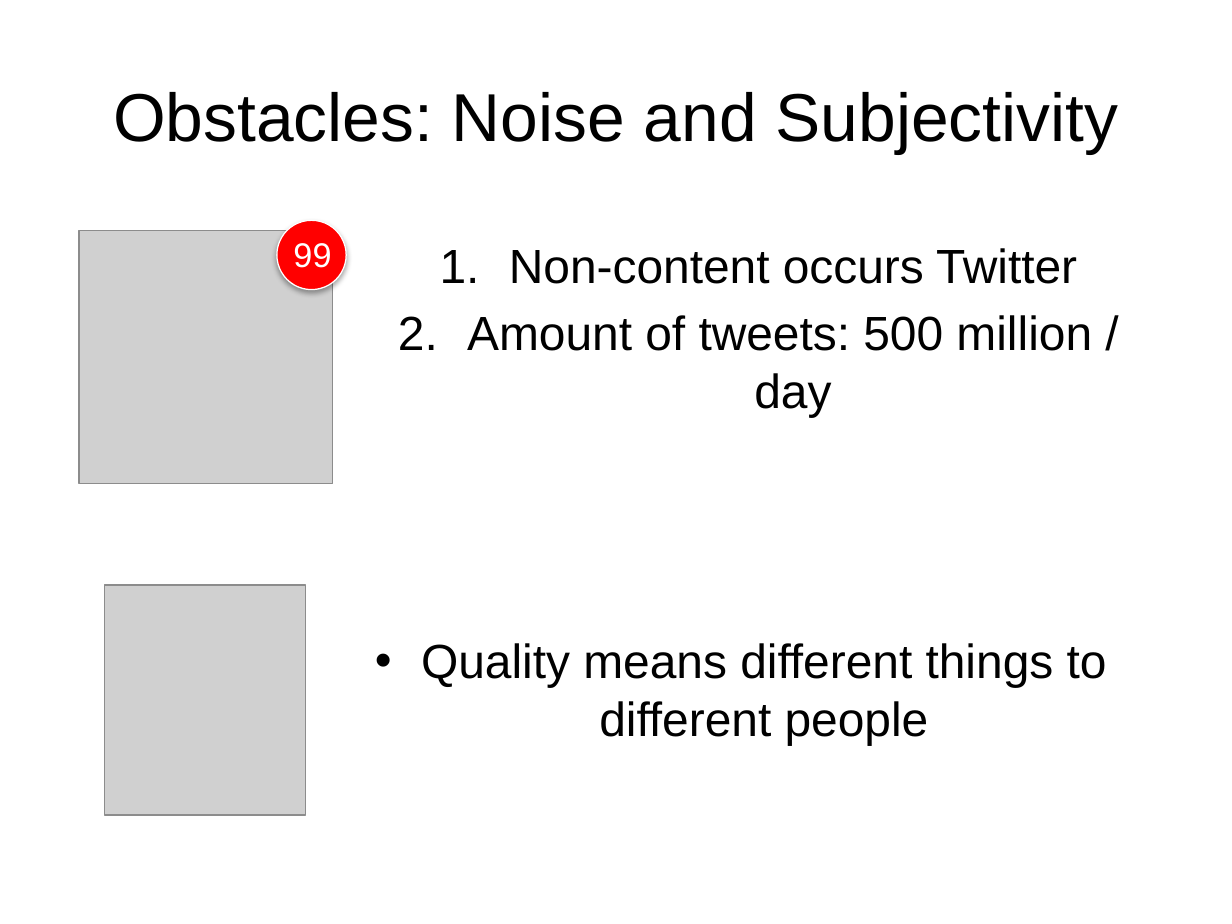
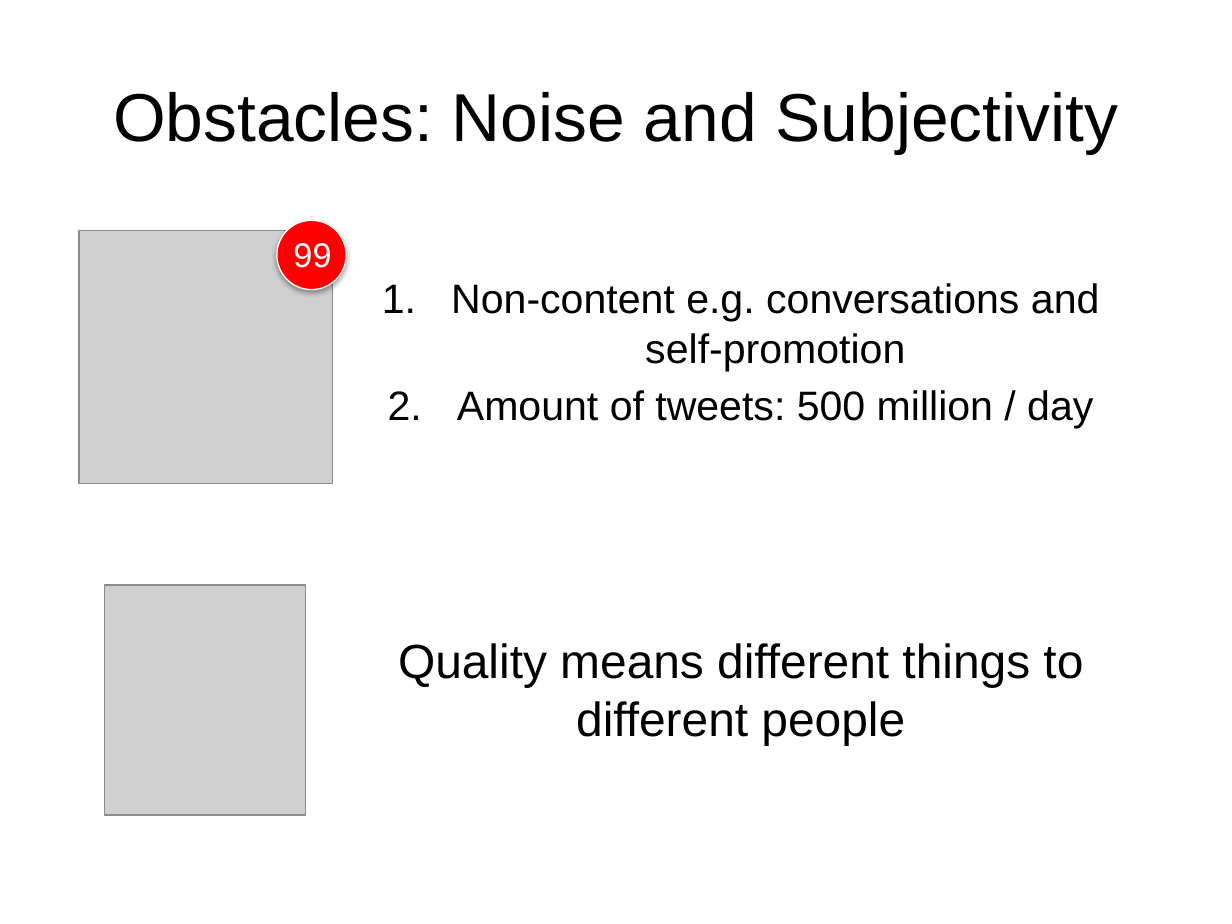
Before and after one commit to susiexsun/capstone_project, a slide deck: slide 3 of capstone_presentation.pptx. Drawn at 1232x924 pixels with LibreOffice and Linux fonts; fonts in the diff are those of the drawing; grey boxes stand for pictures. Boxes give left, top, right and bottom in pixels: in the first picture for what was removed or moved away, otherwise in the second. Text is boxed around its words. In the diff, an @@ line names an element or a change of style, - is before the commit and + after.

```diff
--- a/capstone_presentation.pptx
+++ b/capstone_presentation.pptx
@@ text "Non-content e.g. conversations and self-promotion": place and size @@
-text "Non-content e.g. conversations and self-promotion" at <box>467,248,1092,417</box>
+text "Non-content e.g. conversations and self-promotion" at <box>451,283,1099,428</box>
@@ text at <box>451,283,1099,371</box>: text changed; size 28 to 24 pt @@
-1. Non-content occurs Twitter
+1. Non-content e.g. conversations and self-promotion
@@ text at <box>457,390,1093,428</box>: size 28 to 24 pt in "Amount of tweets: 500 million / day" @@
@@ text "Quality means different things to ..." at <box>398,643,1083,745</box>: bullet • to none @@
```
Also in this commit, not shown: 4 other slides changed, 1 slide added, 9 other files.
